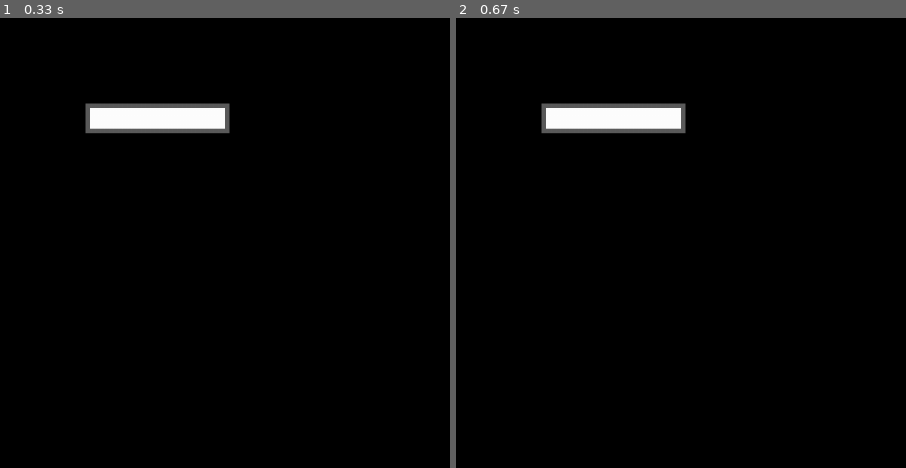
Above: before the commit, frames 1-2 (left to right).
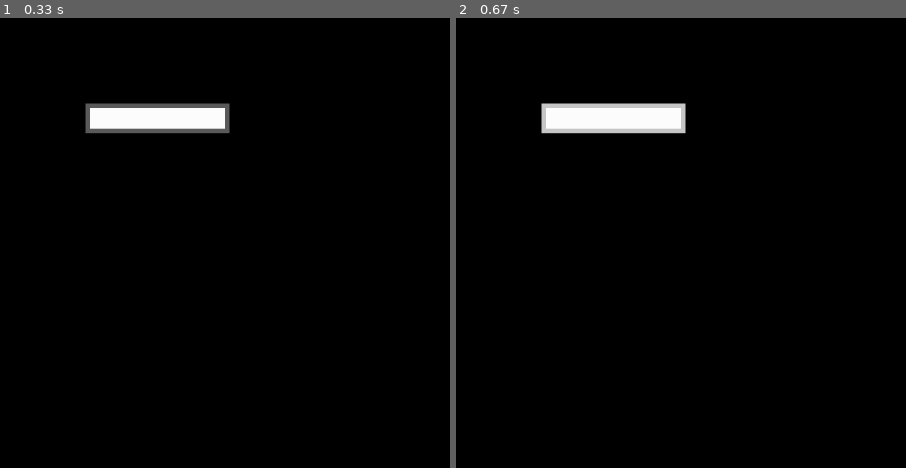
Above: after the commit, the same moments.

Repository: Slayrix/Idle-Game
Game: pygame game, started from textbox.py
The game is run twice, just before and just after one commit, with the same random seed, the same clock (stepped at 60 frames per second) and the same inputs.
Inputs (mouse positions are % of the whole screen's width and height, from its top left):
- Up to frame 1 (0.33 s): no input
- Up to frame 2 (0.67 s): click (17, 11) at 0.38 s
The pictures show only the part of the screen within x 0-50%, y 0-50%; the shares and areas given below are measured in that part.

Frame 1 is identical in both runs. In frame 2, 0.8% of the frame differs, in the area x 18-52%, y 18-26%.

Commit message:
Update textbox.py

Diff:
--- a/textbox.py
+++ b/textbox.py
@@ -5,8 +5,12 @@
 
 class textBox:
     def __init__(self, xPos, yPos):
+        self.textString = ""
+        self.xPos = xPos
+        self.yPos = yPos
+        self.selected = False
         self.font = pg.font.Font("arial.ttf", 20)
-        self.text = self.font.render("", True, (0, 0, 0))
+        self.text = self.font.render(self.textString, True, (0, 0, 0))
 
         self.textBoxRect = self.text.get_rect()
         self.textBoxRect.height = self.text.get_height()
@@ -21,24 +25,41 @@
         self.boarderRect.y = yPos - 5
 
     def drawTextBox(self):
-        pg.draw.rect(screen, (92, 92, 92), self.boarderRect)
+        if self.selected == True:
+            pg.draw.rect(screen, (200, 200, 200), self.boarderRect)
+        else:
+            pg.draw.rect(screen, (92, 92, 92), self.boarderRect)
         pg.draw.rect(screen, (255, 255, 255), self.textBoxRect)
+        screen.blit(self.text, (self.xPos, self.yPos))
 
-    def isSelected(self):
-        pass
-test = textBox(100, 100)
-test.drawTextBox()
+    def setSelected(self, bool):
+        self.selected = bool
 
-pg.display.update()
+    def addTextToTextBox(self, c):
+        if self.text.get_width() < self.textBoxRect.width - 10:
+            self.textString += c
+            self.text = self.font.render(self.textString, True, (0, 0, 0))
+
+    def delTextFromTextBox(self):
+        if len(self.textString) > 0:
+            self.textString = self.textString[0:len(self.textString) - 1]
+            self.text = self.font.render(self.textString, True, (0, 0, 0))
 
 def checkIfKeyPressed(event):
     shiftPressed = checkIfShiftPressed()
     if event.type == pg.KEYDOWN and event.key >= 97 and event.key <= 122:
-            if shiftPressed == True:
-                subAmount = 32
-            else:
-                subAmount = 0
-            print(chr(event.key - subAmount))
+        if shiftPressed == True:
+            subAmount = 32
+        else:
+            subAmount = 0
+        if test.selected == True:
+            test.addTextToTextBox(chr(event.key - subAmount))
+    elif event.type == pg.KEYDOWN and event.key >= 48 and event.key <= 57:
+        if test.selected == True:
+            test.addTextToTextBox(chr(event.key))
+    if event.type == pg.KEYDOWN and event.key == pg.K_BACKSPACE:
+        if test.selected == True:
+            test.delTextFromTextBox()
 
 def eventCheck(running):
     for event in pg.event.get():
@@ -47,7 +68,10 @@
 
         if event.type == pg.MOUSEBUTTONDOWN:
             if test.textBoxRect.collidepoint(event.pos):
-                test.isSelected()
+                test.setSelected(True)
+
+            if not test.textBoxRect.collidepoint(event.pos):
+                test.setSelected(False)
         checkIfKeyPressed(event)
     return running
 
@@ -59,9 +83,13 @@
         shiftPressed = False
     return shiftPressed
 
+test = textBox(100, 100)
+
 def main():
     running = True
     while running:
+        test.drawTextBox()
+        pg.display.update()
         running = eventCheck(running)
 
 main()
